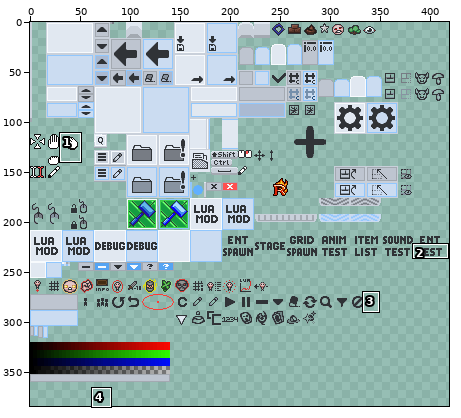
File history of a sprite sheet, resources/gfx/editor/atlas copy.png. Above, an overview of the earlier version with the close-up marked.
Close-up. The starting point:
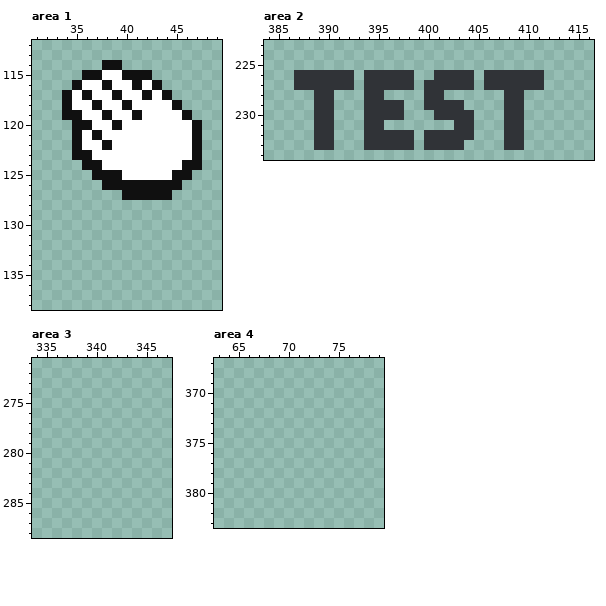
The file is 428x384 pixels. Colours within 5 levels of each other are drawn and written as one. Shown: area 1: x 31..49, y 112..138; area 2: x 384..416, y 223..234; area 3: x 334..347, y 271..288; area 4: x 63..79, y 367..383. The wide view leaves out empty margins. The commit also changed other parts of the picture, which this record leaves out.
After the commit:
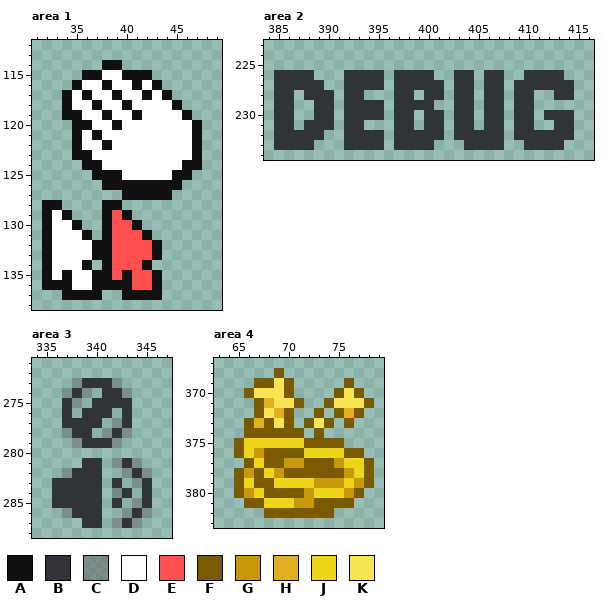
Palette (. is transparent): A #101010  B #303337  C #5d616883  D #ffffff  E #ff5050  F #795a00  G #c8980d  H #e1af20  J #edd619  K #f7e554
The edit:
--- area 1
@@ x 31..49 @@
 127 .........AAAAA.....
-128 ...................
-129 ...................
-130 ...................
-131 ...................
-132 ...................
-133 ...................
-134 ...................
-135 ...................
-136 ...................
-137 ...................
+128 .AA....AA..........
+129 .ADA...AEA.........
+130 .ADDA..AEEA........
+131 .ADDDA.AEEEA.......
+132 .ADDDDAAEEEEA......
+133 .ADDDDAAEEEEA......
+134 .ADDDA.AEEEA.......
+135 .ADADDAAEAEEA......
+136 .AAADDAAAAEEA......
+137 ...AAAA..AAAA......
 138 ...................
--- area 2
@@ x 384..416 @@
 225 .................................
-226 ...BBBBBB.BBBBB..BBBB.BBBBBB.....
-227 ...BBBBBB.BBBBB.BBBBB.BBBBBB.....
-228 .....BB...BB....BB......BB.......
-229 .....BB...BBBB..BBBB....BB.......
-230 .....BB...BBBB...BBBB...BB.......
-231 .....BB...BB.......BB...BB.......
-232 .....BB...BBBBB.BBBBB...BB.......
-233 .....BB...BBBBB.BBBB....BB.......
+226 .BBBB...BBBB.BBBB..BB.BB..BBBB...
+227 .BBBBB..BBBB.BBBBB.BB.BB.BBBBBB..
+228 .BB.BBB.BB...BB.BB.BB.BB.BB..BB..
+229 .BB..BB.BBBB.BBBB..BB.BB.BB......
+230 .BB..BB.BBBB.BB.BB.BB.BB.BB.BBB..
+231 .BB.BBB.BB...BB.BB.BB.BB.BB..BB..
+232 .BBBBB..BBBB.BBBBB.BBBBB.BBBBBB..
+233 .BBBB...BBBB.BBBB...BBBB..BBBB...
 234 .................................
--- area 3
@@ x 334..347 @@
 272 ..............
-273 ..............
-274 ..............
-275 ..............
-276 ..............
-277 ..............
-278 ..............
-279 ..............
+273 ....CBBBC.....
+274 ...CBC.BBC....
+275 ...BC.BBBB....
+276 ...B.BBB.B....
+277 ...BBBB.CB....
+278 ...CBB.CBC....
+279 ....CBBBC.....
 280 ..............
-281 ..............
-282 ..............
-283 ..............
-284 ..............
-285 ..............
-286 ..............
-287 ..............
+281 .....BB.CBC...
+282 ...CBBB..CBC..
+283 ..BBBBB.B.CB..
+284 ..BBBBB.CB.B..
+285 ..BBBBB.B.CB..
+286 ...CBBB..CBC..
+287 .....BB.CBC...
 288 ..............
--- area 4
@@ x 63..79 @@
 367 .................
-368 .................
-369 .................
-370 .................
-371 .................
-372 .................
-373 .................
-374 .................
-375 .................
-376 .................
-377 .................
-378 .................
-379 .................
-380 .................
-381 .................
-382 .................
+368 ......F..........
+369 ....FFKF.....F...
+370 ...FKKKF....FKF..
+371 ....FHKKF..FKKKF.
+372 ....FKHF..F.FHF..
+373 ...FHFKF.FKF.F...
+374 ...FFFFFF.F......
+375 ..FJJJJJJFFFF....
+376 ..FJGFFFFJJJJFF..
+377 ...FJFFGGFFFGJJF.
+378 ..FGFJGFFFFFFGJF.
+379 ..FJFFJJJJGGGJGF.
+380 ..FGJFFFFGJJJGF..
+381 ...FFJJJGGFFFF...
+382 .....FFFFFFF.....
 383 .................
Boxes around the changes in both close-ups, in picture pixels (x1, y1, x2, y2):
added: (42, 200, 162, 300)
changed: (274, 70, 574, 150)
added: (52, 378, 152, 528)
added: (234, 368, 374, 518)
